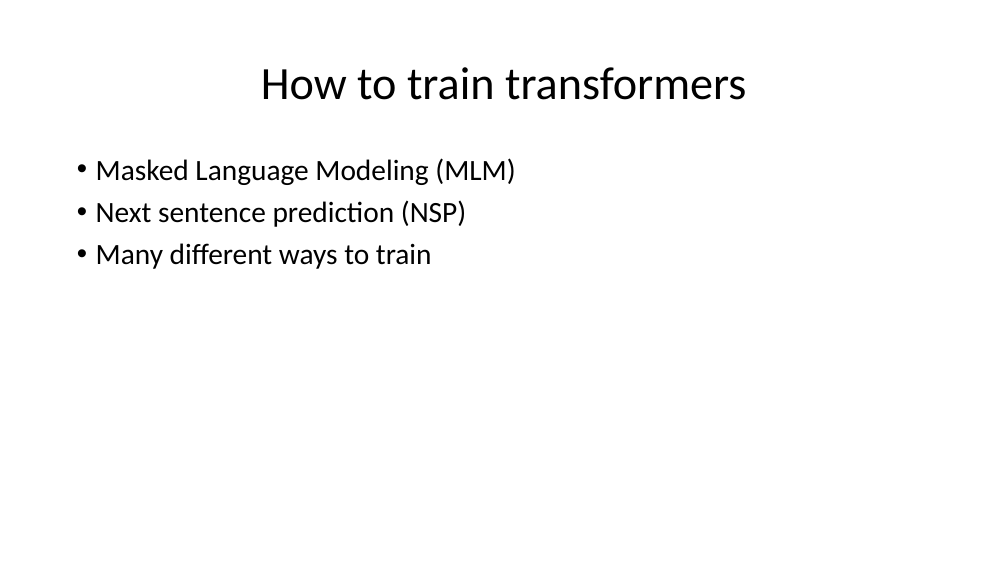
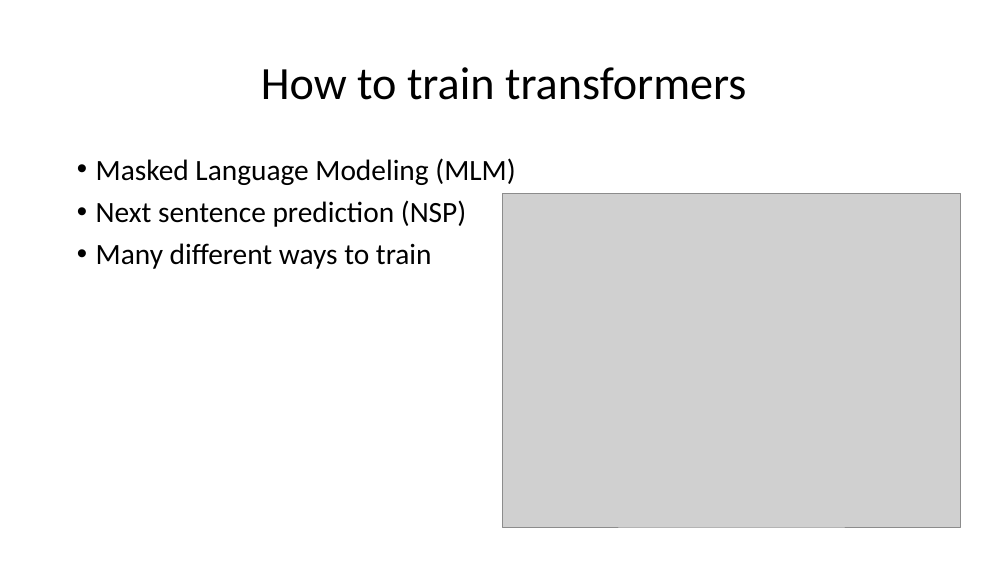
Before and after one commit to Lsnow987/document-embeddings, a slide deck: slide 5 of presentation.pptx. Drawn at 1008x567 pixels with LibreOffice and Linux fonts; fonts in the diff are those of the drawing; grey boxes stand for pictures. Boxes give left, top, right and bottom in pixels: in the first picture for what was removed or moved away, otherwise in the second. Text is boxed around its words. In the diff, an @@ line names an element or a change of style, - is before the commit and + after.

```diff
--- a/presentation.pptx
+++ b/presentation.pptx
@@ text "Masked Language Modeling (MLM)" at [96,158,515,269]: less space between paragraphs @@
@@ picture added at [503,194,961,528] @@
```
Also in this commit, not shown: 9 other slides changed, 1 slide added.
